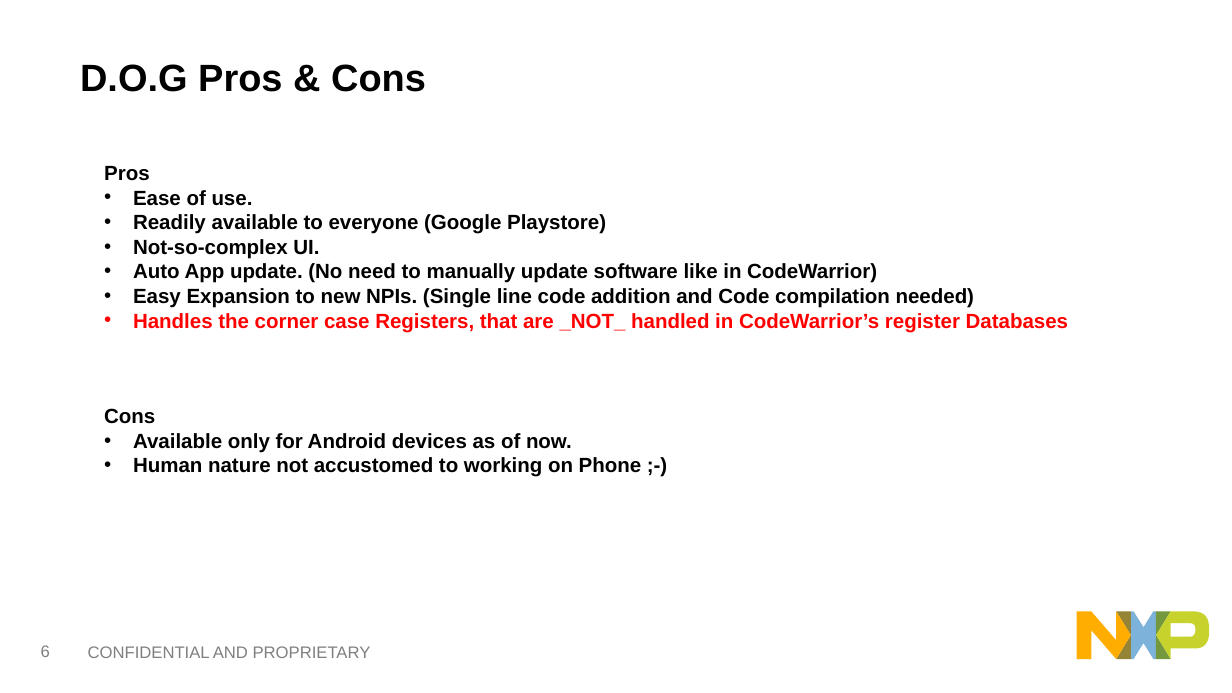
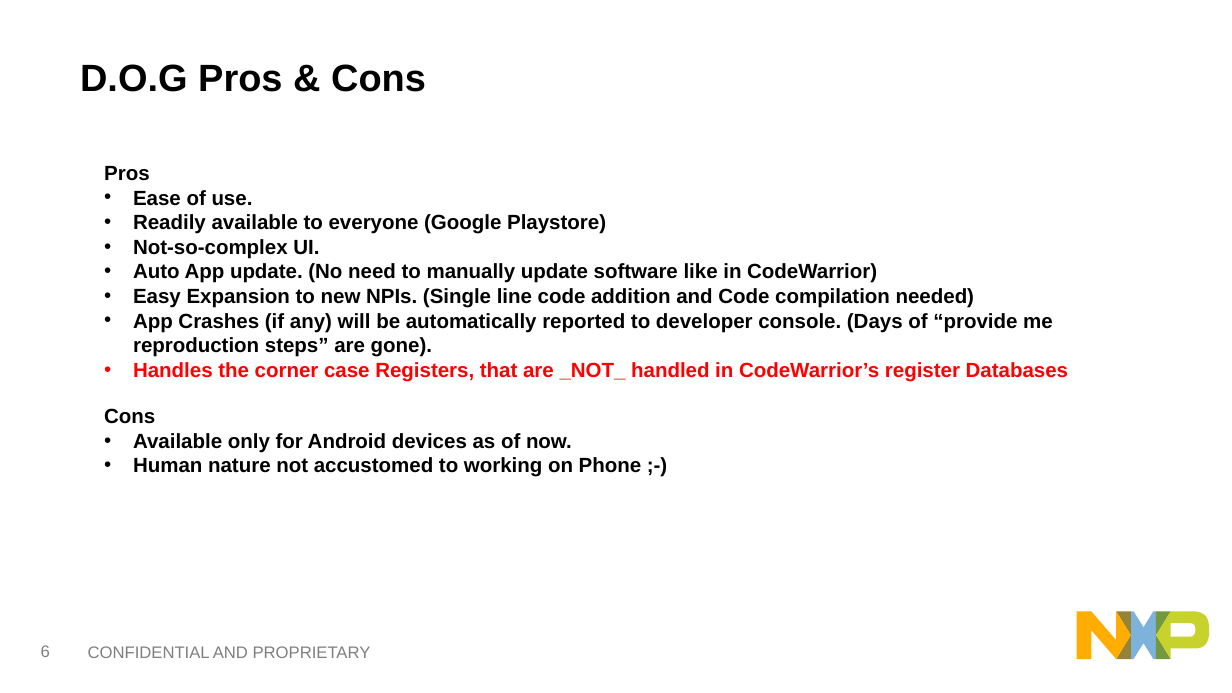
Before and after one commit to softwaresunleashed/dog, a slide deck: slide 7 of demo_artifacts/DOG-DebugOnGo.pptx. Drawn at 1232x693 pixels with LibreOffice and Linux fonts; fonts in the diff are those of the drawing. Boxes give left, top, right and bottom in pixels: in the first picture for what was removed or moved away, otherwise in the second. Text is boxed around its words. In the diff, an @@ line names an element or a change of style, - is before the commit and + after.

```diff
--- a/demo_artifacts/DOG-DebugOnGo.pptx
+++ b/demo_artifacts/DOG-DebugOnGo.pptx
@@ text at [133, 313, 1053, 357]: paragraph added @@
+• App Crashes (if any) will be automatically reported to developer console. (Days of “provide me reproduction steps” are gone).
```
Also in this commit, not shown: 8 other files.
